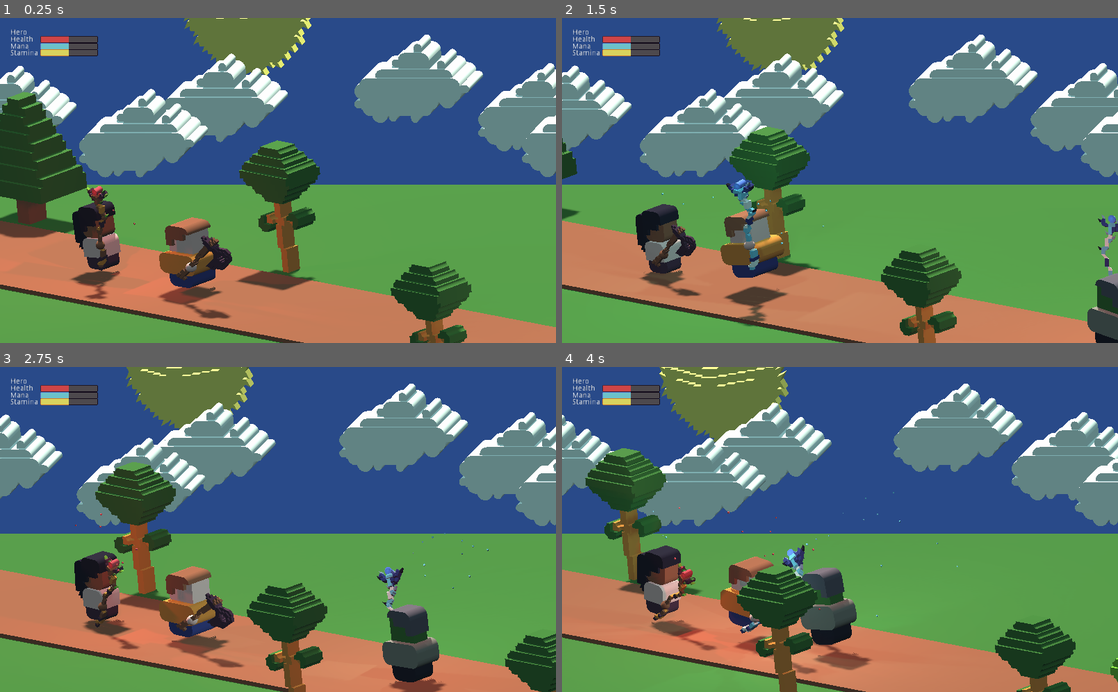
Above: before the commit, frames 1-4 (two rows, left to right).
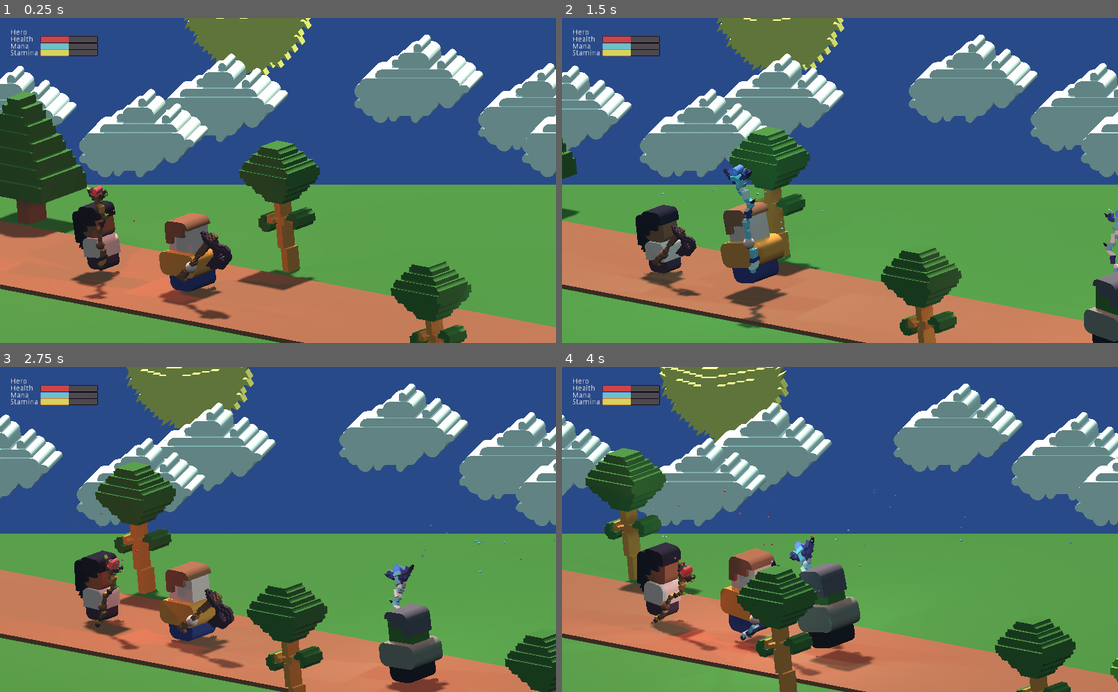
Above: after the commit, the same moments.

Repository: matt-cles/item-assistant
Game: Godot game, scene res://scenes/Main.tscn
Two runs of this game, one before a commit and one after it. Both use one fixed random seed, a clock stepped at 60 frames per second and the inputs below.
Inputs:
- Up to frame 1 (0.25 s): no input
- Up to frame 2 (1.5 s): tap Enter (ui_accept) at 0.5, 0.77 s; hold Right (ui_right) 0.53-1.28 s; hold Left (ui_left) from 1.28 s (still down)
- Up to frame 3 (2.75 s): tap Enter (ui_accept) at 1.52 s; release Left (ui_left) at 2.03 s; hold Right (ui_right) from 2.03 s (still down)
- Up to frame 4 (4 s): tap Enter (ui_accept) at 3.02, 3.77 s; release Right (ui_right) at 3.53 s; hold Left (ui_left) from 3.53 s (still down)

The runs differ from the first frame. In frame 1, 0.9% of the frame differs, in the area x 13-42%, y 51-93%; in frame 2, 2.0%; in frame 3, 1.9%; in frame 4, 2.4%, in the area x 13-92%, y 37-96%.

Commit message:
add vertical stretch to walking animation

Diff:
--- a/animations/walk.tres
+++ b/animations/walk.tres
@@ -51,3 +51,15 @@
 "update": 0,
 "values": [ Vector3( -0.411076, -0.0905, -0.356495 ), Vector3( -0.364854, -0.0331169, -0.356495 ), Vector3( -0.34801, 0.140648, -0.356495 ), Vector3( -0.364854, -0.0331169, -0.356495 ) ]
 }
+tracks/4/type = "value"
+tracks/4/path = NodePath("pivot:scale")
+tracks/4/interp = 1
+tracks/4/loop_wrap = true
+tracks/4/imported = false
+tracks/4/enabled = true
+tracks/4/keys = {
+"times": PoolRealArray( 0, 0.2, 0.5, 0.7 ),
+"transitions": PoolRealArray( 1, 1, 1, 1 ),
+"update": 0,
+"values": [ Vector3( 1, 1.08494, 1 ), Vector3( 1, 0.97, 1 ), Vector3( 1, 1.03, 1 ), Vector3( 1, 0.97, 1 ) ]
+}
